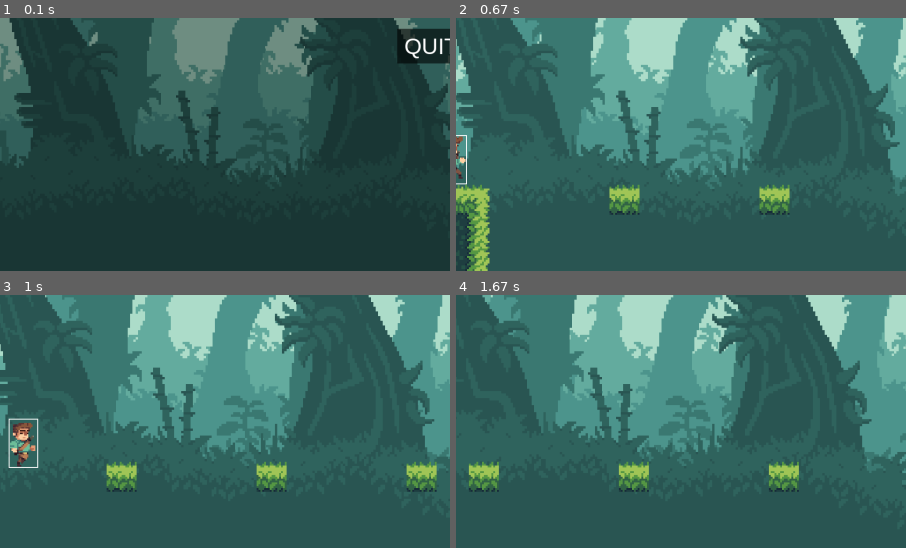
Above: before the commit, frames 1-4 (two rows, left to right).
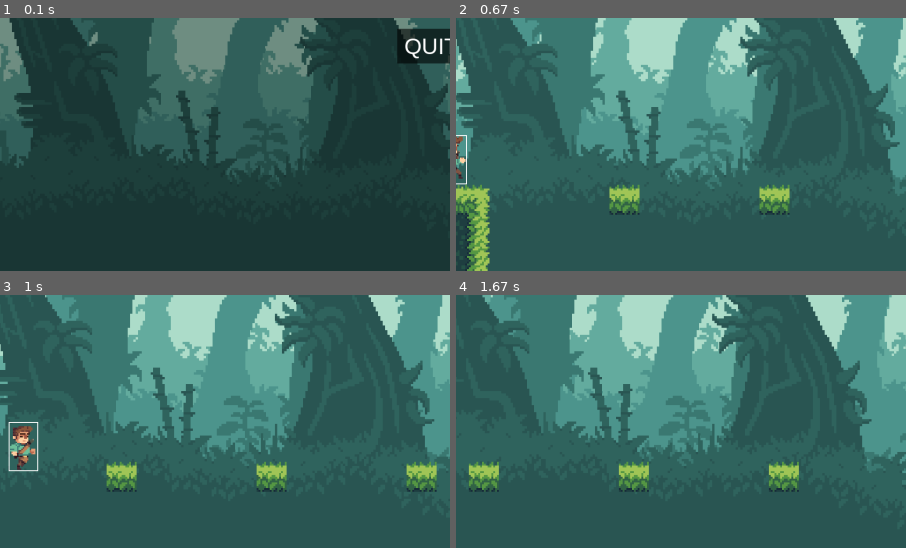
Above: after the commit, the same moments.

Repository: PyroJet1/Pygame-Multiplayer-Endless-Scroller
Game: pygame game, started from __main__.py
Same seed, same stepped clock (60 frames per second), same inputs: the game is played once before the commit and once after it.
Inputs:
- Up to frame 1 (0.1 s): no input
- Up to frame 2 (0.67 s): click "START GAME" at 0.38 s
- Up to frame 3 (1 s): hold D from 0.67 s (still down)
- Up to frame 4 (1.67 s): release D at 1.13 s; hold D 1.17-1.63 s
The pictures show only the part of the screen within x 2-52%, y 50-100%; the shares and areas given below are measured in that part.

Frames 1-2 are identical in both runs. In frame 3, 0.8% of the frame differs, in the area x 1-9%, y 48-70%; in frame 4, nothing differs.

Commit message:
found some decent values for gravity and jump strength

Diff:
--- a/player.py
+++ b/player.py
@@ -28,8 +28,8 @@
 
         # Movement and physics
         self.speed = 5
-        self.gravity, self.friction = 2000, -15
-        self.jump_strength = -1000
+        self.gravity, self.friction = 3000, -15
+        self.jump_strength = -1200
         self.velocity_y = 0
         self.LEFT_KEY, self.RIGHT_KEY = False, False
         self.is_jumping, self.on_ground = False, False
